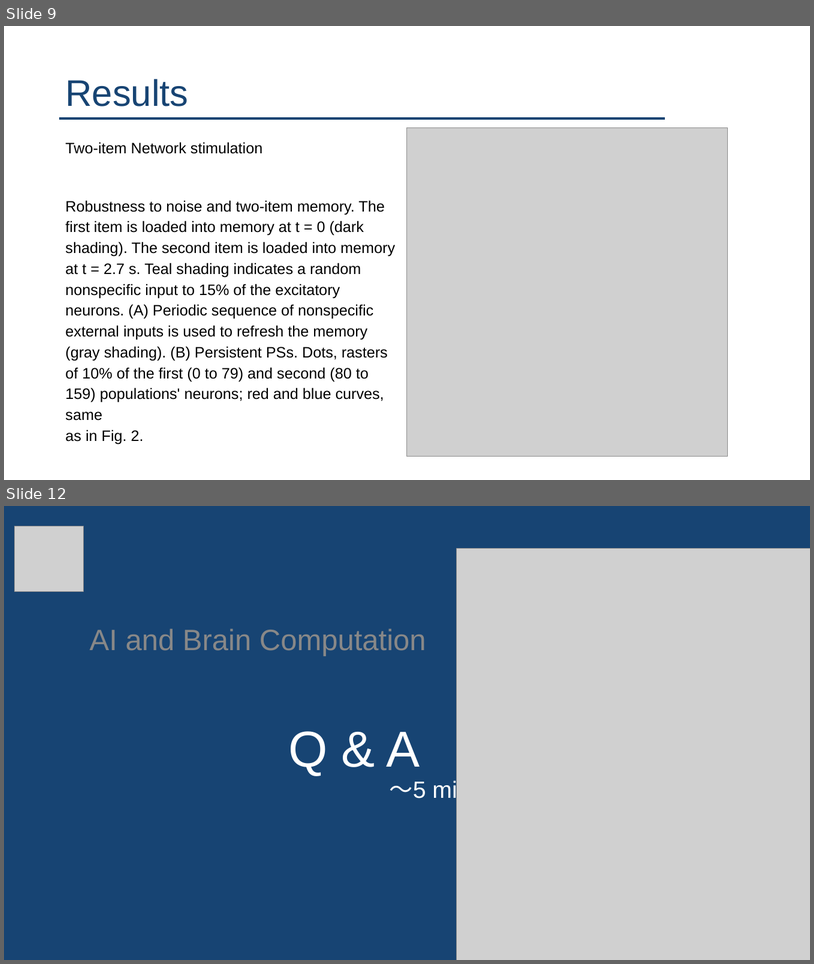
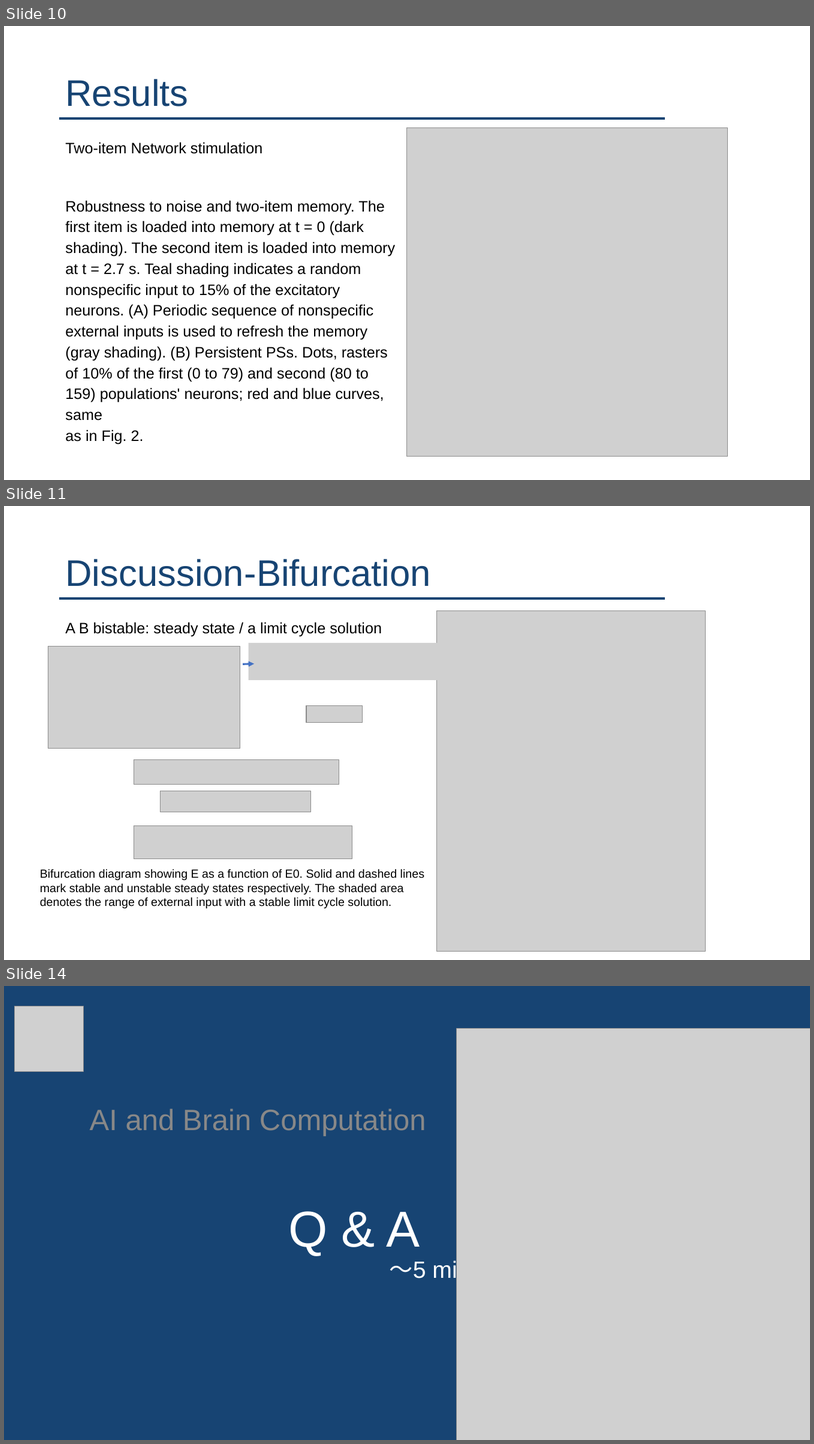
Before and after one commit to AohuaCheng/Neuro-and-Complexity-Science, a slide deck: project/AohuaCheng_Working Memory.pptx. Shown one above the other, each under a label of ours: slides 9 and 12 before the commit, slides 10, 11 and 14 after it; the slides between them are not shown. The pictures are 814x964 and 814x1444 pixels, drawn with LibreOffice and Linux fonts; fonts in the diff are those of the drawing; grey boxes stand for pictures. Boxes give left, top, right and bottom in pixels: in the first picture for what was removed or moved away, otherwise in the second. Text is boxed around its words. In the diff, an @@ line names an element or a change of style, - is before the commit and + after.

```diff
--- a/project/AohuaCheng_Working Memory.pptx
+++ b/project/AohuaCheng_Working Memory.pptx
@@ slide 11 added at [4, 506, 810, 960], background #FFFFFF @@
@@ title added at [65, 559, 431, 586], 44 pt, text #174473 @@
+Discussion-Bifurcation
@@ line added from (60, 598) to (666, 598), #174473 3 pt @@
@@ picture added at [437, 610, 706, 951] @@
@@ text added at [65, 622, 382, 637], 18 pt, text #000000 @@
+A B bistable: steady state / a limit cycle solution
@@ picture added at [48, 646, 240, 748] @@
@@ picture added at [248, 643, 450, 680] @@
@@ arrow added from (243, 664) to (254, 664), #4472C4 2.25 pt @@
@@ picture added at [306, 706, 363, 723] @@
@@ picture added at [134, 759, 339, 784] @@
@@ picture added at [160, 791, 311, 811] @@
@@ picture added at [134, 825, 352, 859] @@
@@ text added at [40, 868, 425, 908], 14 pt, text #000000 @@
+Bifurcation diagram showing E as a function of E0. Solid and dashed lines mark stable and unstable steady states respectively. The shaded area denotes the range of external input with a stable limit cycle solution.
@@ what was slide 9 is now slide 10 @@
@@ what was slide 12 is now slide 14 @@
```
Also in this commit, not shown: 7 slides changed, 1 other slide added, 1 other file.
